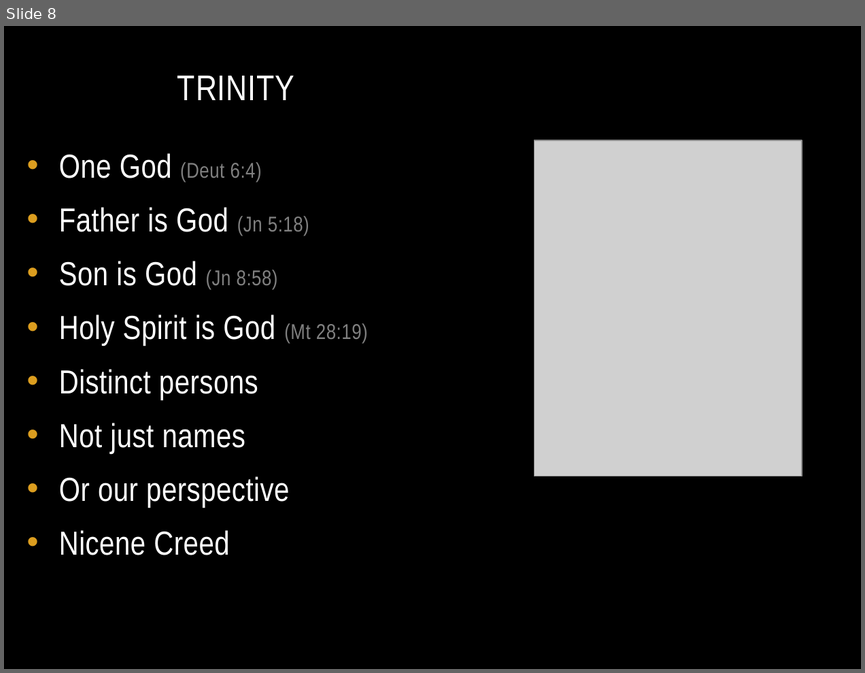
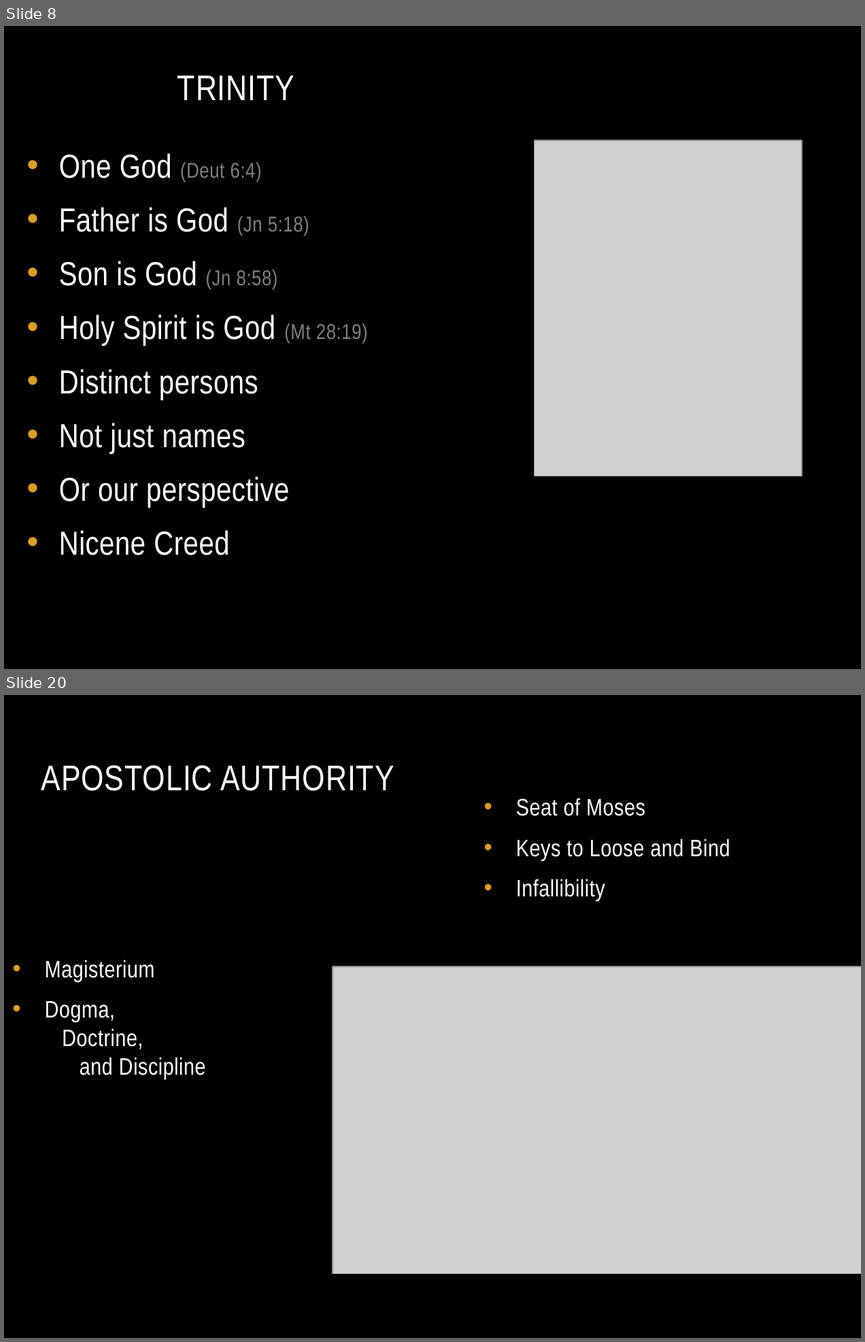
Before and after one commit to chadmyers/junkdrawer, a slide deck: adultconfirmation/theologicalbasics.pptx. Shown one above the other, each under a label of ours: slide 8 before the commit, slides 8 and 20 after it; the slides between them are not shown. The pictures are 865x673 and 865x1342 pixels, drawn with LibreOffice and Linux fonts; fonts in the diff are those of the drawing; grey boxes stand for pictures. Boxes give left, top, right and bottom in pixels: in the first picture for what was removed or moved away, otherwise in the second. Text is boxed around its words. In the diff, an @@ line names an element or a change of style, - is before the commit and + after.

```diff
--- a/adultconfirmation/theologicalbasics.pptx
+++ b/adultconfirmation/theologicalbasics.pptx
@@ slide 20 added at [4, 695, 861, 1338], background #000000 @@
@@ title added at [41, 765, 394, 791], 30 pt, text #FFFFFF @@
+APOSTOLIC AUTHORITY
@@ text added at [516, 798, 730, 902], 20 pt, text #FFFFFF @@
+• Seat of Moses
+• Keys to Loose and Bind
+• Infallibility
@@ text added at [45, 960, 206, 1080], 20 pt, text #FFFFFF @@
+• Magisterium
+• Dogma,
+  Doctrine,
+  and Discipline
@@ picture added at [332, 966, 861, 1273] @@
```
Also in this commit, not shown: 3 slides changed, 10 other slides added.
